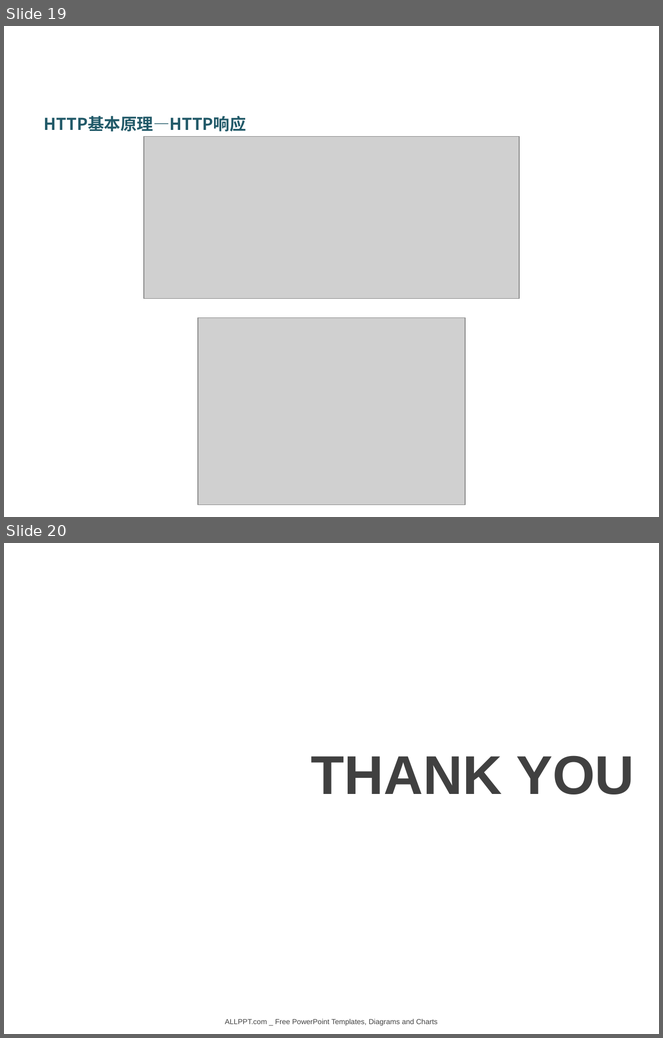
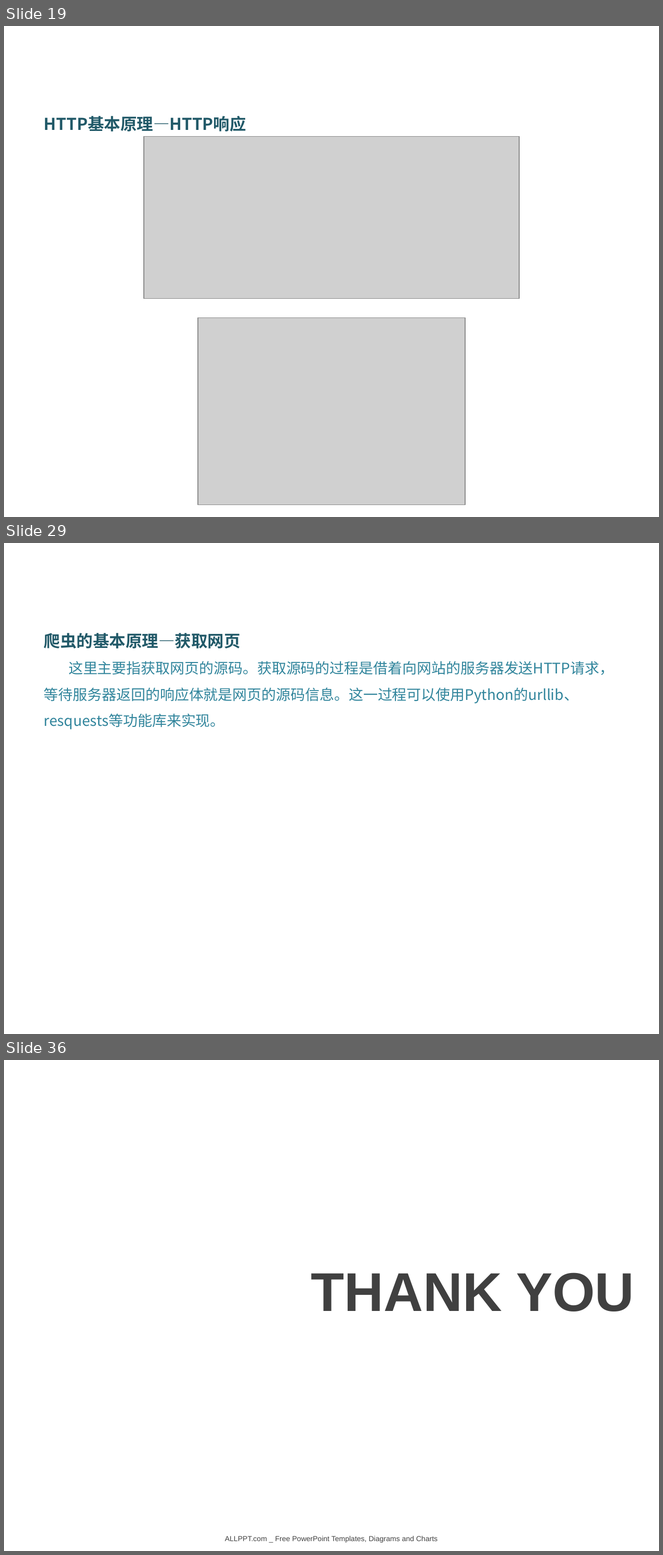
Before and after one commit to DataScienceCoding/Python-Web-Crawler, a slide deck: Python-Web-Crawler.pptx. Shown one above the other, each under a label of ours: slides 19 and 20 before the commit, slides 19, 29 and 36 after it; the slides between them are not shown. The pictures are 663x1038 and 663x1555 pixels, drawn with LibreOffice and Linux fonts; fonts in the diff are those of the drawing; grey boxes stand for pictures; background and template pictures are left out. Boxes give left, top, right and bottom in pixels: in the first picture for what was removed or moved away, otherwise in the second. Text is boxed around its words. In the diff, an @@ line names an element or a change of style, - is before the commit and + after.

```diff
--- a/Python-Web-Crawler.pptx
+++ b/Python-Web-Crawler.pptx
@@ slide 29 added at (4,543,659,1034), background picture (left out) @@
@@ text added at (44,633,614,730), 16 pt, text #31859C @@
+爬虫的基本原理—获取网页
+这里主要指获取网页的源码。获取源码的过程是借着向网站的服务器发送HTTP请求，等待服务器返回的响应体就是网页的源码信息。这一过程可以使用Python的urllib、resquests等功能库来实现。
@@ what was slide 20 is now slide 36 @@
```
Also in this commit, not shown: 1 slide changed, 15 other slides added, 9 other files.
